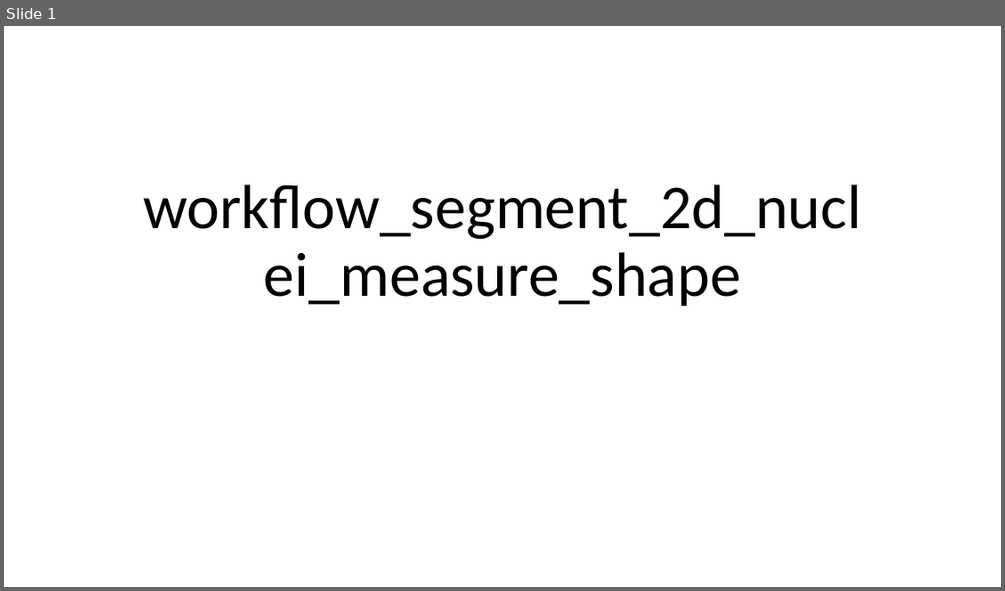
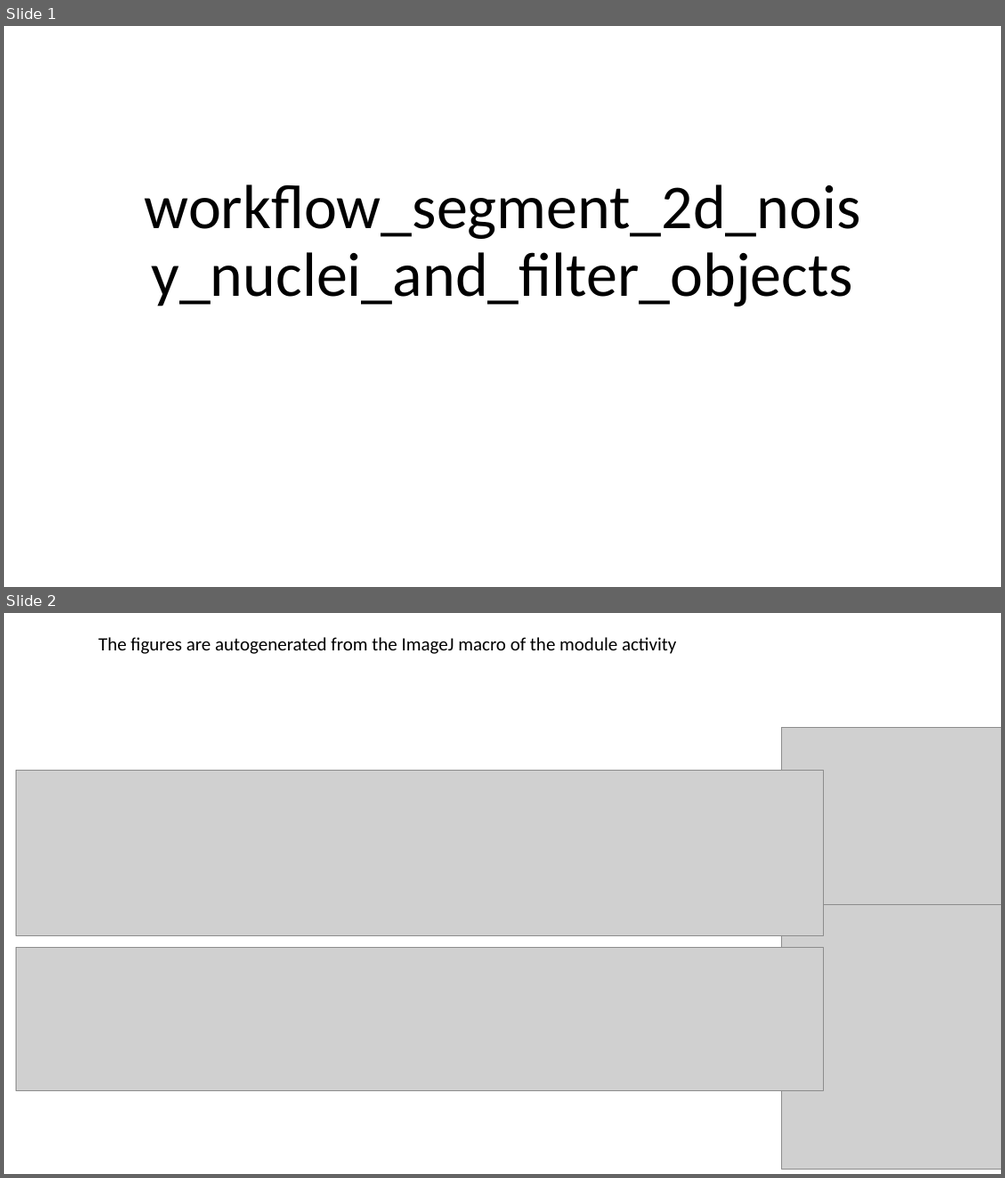
Before and after one commit to NEUBIAS/training-resources, a slide deck: figures/resources/workflow_segment_2d_nuclei_measure_shape.pptx. Shown one above the other, each under a label of ours: slide 1 before the commit, slides 1 and 2 after it. The pictures are 1005x591 and 1005x1178 pixels, drawn with LibreOffice and Linux fonts; fonts in the diff are those of the drawing; grey boxes stand for pictures. Boxes give left, top, right and bottom in pixels: in the first picture for what was removed or moved away, otherwise in the second. Text is boxed around its words. In the diff, an @@ line names an element or a change of style, - is before the commit and + after.

Commit message:
First version of workflow 2 module

```diff
--- a/figures/resources/workflow_segment_2d_nuclei_measure_shape.pptx
+++ b/figures/resources/workflow_segment_2d_nuclei_measure_shape.pptx
@@ slide 2 added at [4, 613, 1001, 1174], background #FFFFFF @@
@@ text added at [98, 637, 676, 654], 18 pt, text #000000 @@
+The figures are autogenerated from the ImageJ macro of the module activity
@@ picture added at [782, 728, 1001, 1008] @@
@@ picture added at [16, 770, 824, 936] @@
@@ picture added at [782, 905, 1001, 1168] @@
@@ picture added at [16, 948, 824, 1091] @@
@@ slide 1 changed as well @@
@@ title at [145, 184, 861, 306]: text changed @@
-workflow_segment_2d_nuclei_measure_shape
+workflow_segment_2d_noisy_nuclei_and_filter_objects
```
Also in this commit, not shown: 1 other slide added, 2 slides removed, 4 other files.
